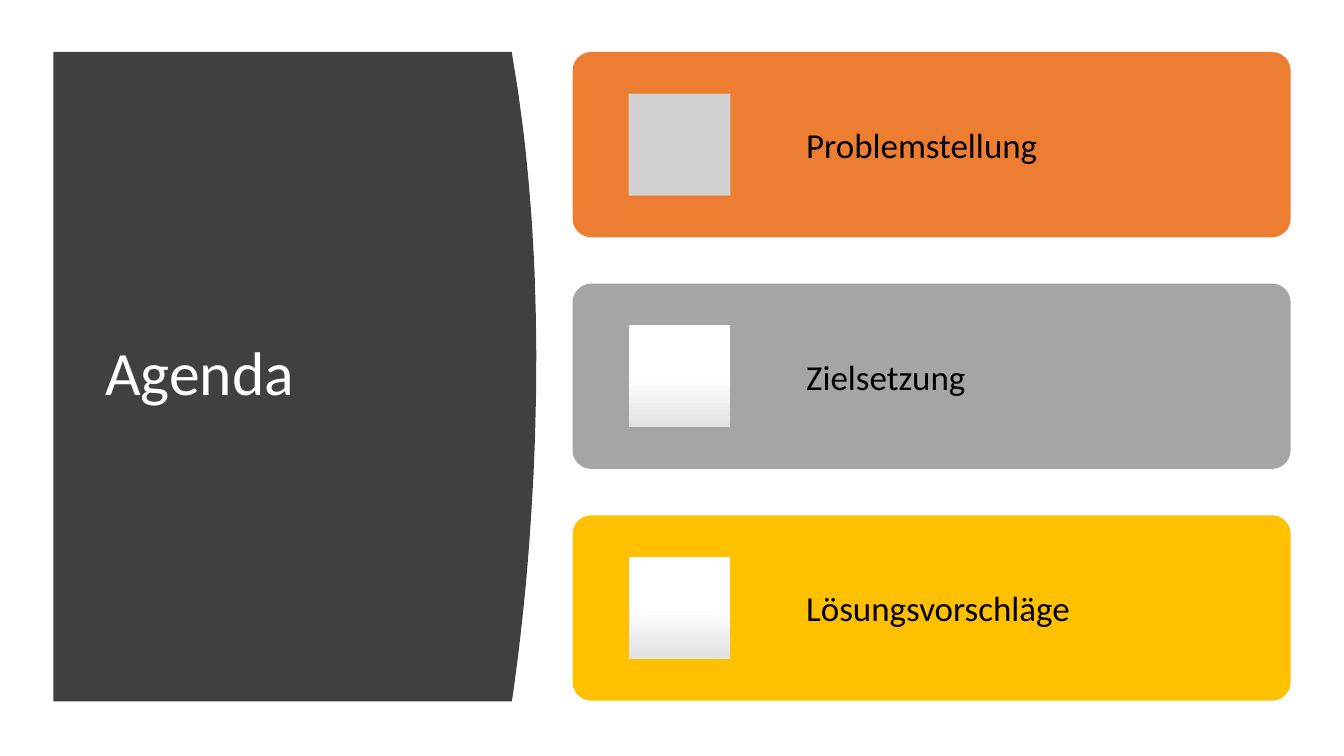
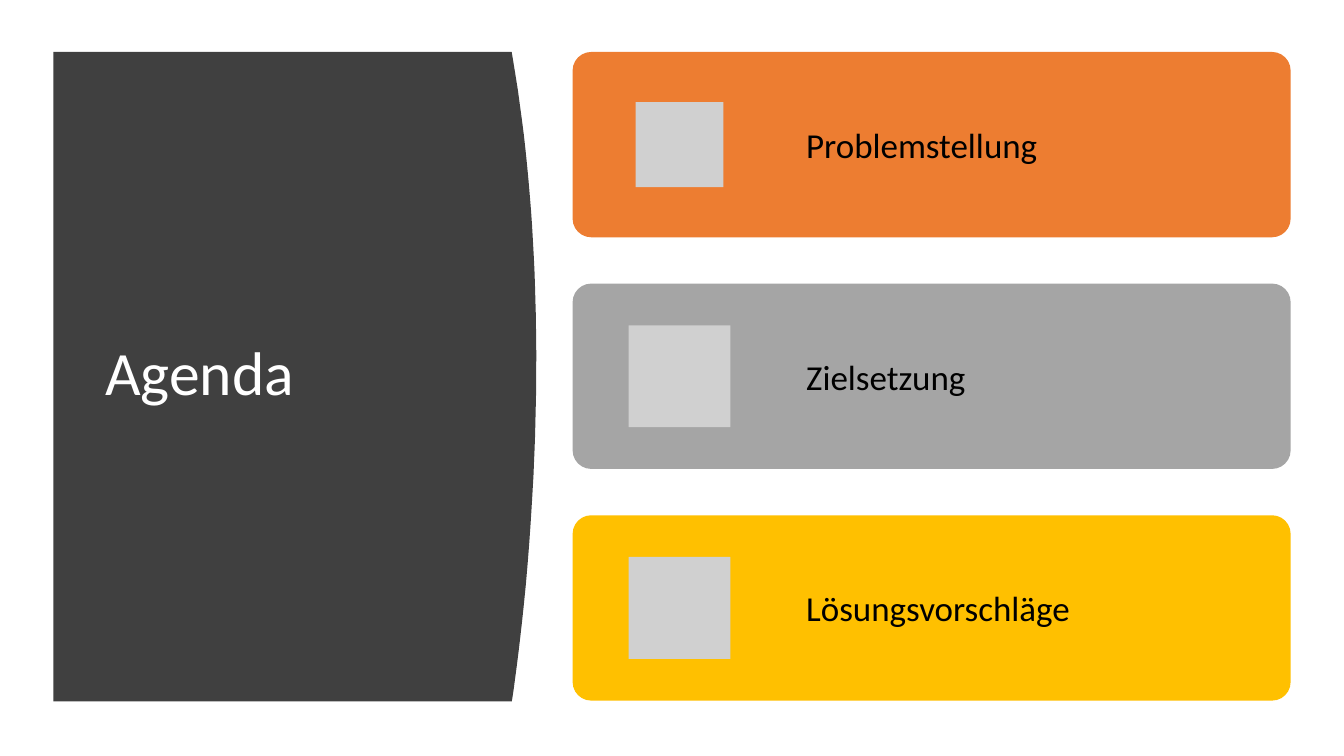
Before and after one commit to KanBen86/personalisierte-Studiengangsgestaltung, a slide deck: slide 2 of Präsentationen/Präsentation 2.pptx. Drawn at 1344x756 pixels with LibreOffice and Linux fonts; fonts in the diff are those of the drawing; grey boxes stand for pictures. Boxes give left, top, right and bottom in pixels: in the first picture for what was removed or moved away, otherwise in the second. Text is boxed around its words. In the diff, an @@ line names an element or a change of style, - is before the commit and + after.

```diff
--- a/Präsentationen/Präsentation 2.pptx
+++ b/Präsentationen/Präsentation 2.pptx
@@ picture: place and size @@
-picture at (629, 94, 731, 196)
+picture at (636, 102, 724, 187)
@@ rectangle removed at (629, 326, 731, 427) @@
@@ picture added at (629, 326, 731, 427) @@
@@ rectangle removed at (629, 558, 731, 659) @@
@@ picture added at (629, 558, 731, 659) @@
```
Also in this commit, not shown: 1 other slide changed.
